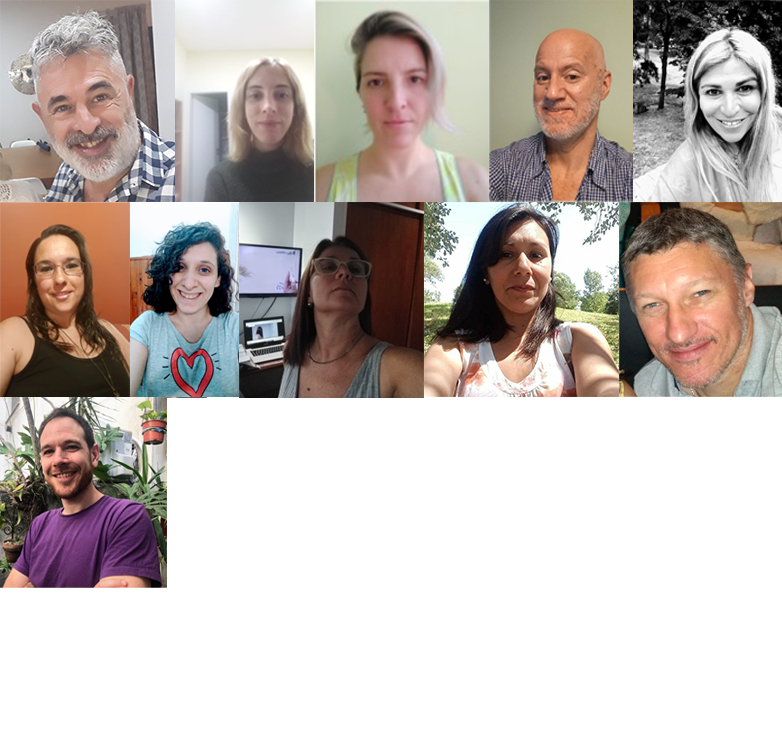
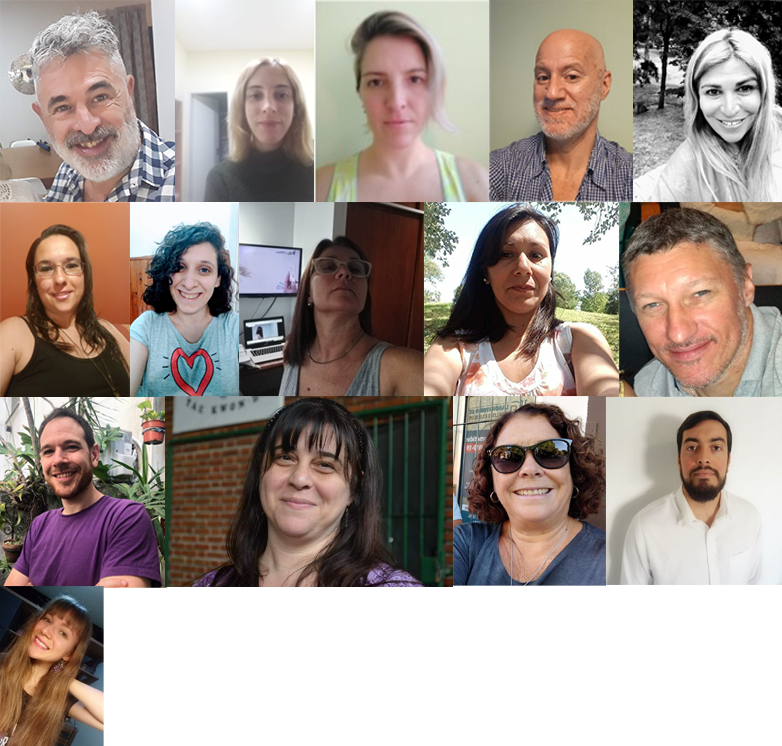
Before/after of a 782 × 746 layered artwork. What changed in the layer stack:
added layer "Capa 10" above "Capa 9" over [453, 396, 606, 586]
added layer "Capa 9" above "Capa 7" over [165, 396, 453, 587]
added layer "Capa 12" above "Capa 11" over [0, 586, 104, 746]
added layer "Capa 11" above "Capa 5" over [606, 386, 782, 585]
